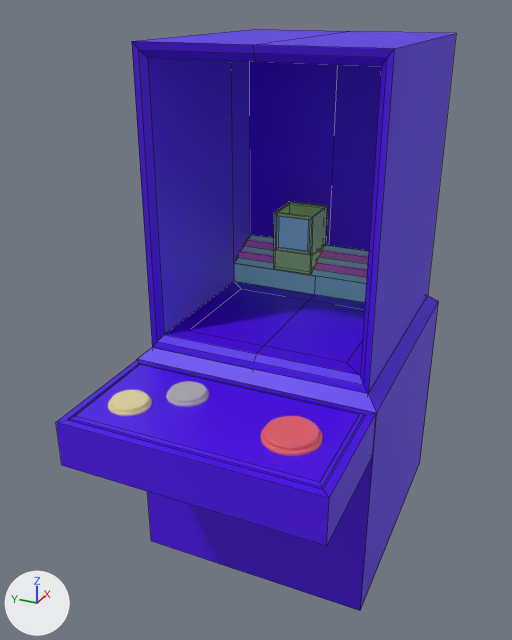
One commit to the Blender file claw machine.blend: the scene before it, then after it.
Rendered twice from a 50 mm lens placed at (-2.92, -1.1, 1.64), pointed at (-0.26, 0.1, 0.32). Every picture has the same lights, and +X, +Y and +Z are marked at lower left. Mesh edges are drawn as thin lines on the coarser meshes.

In view in the first picture: 'button exit', 'button help', 'button options', 'caisse', 'caisse verre', 'help base', 'machine', 'pente', 'rails'.
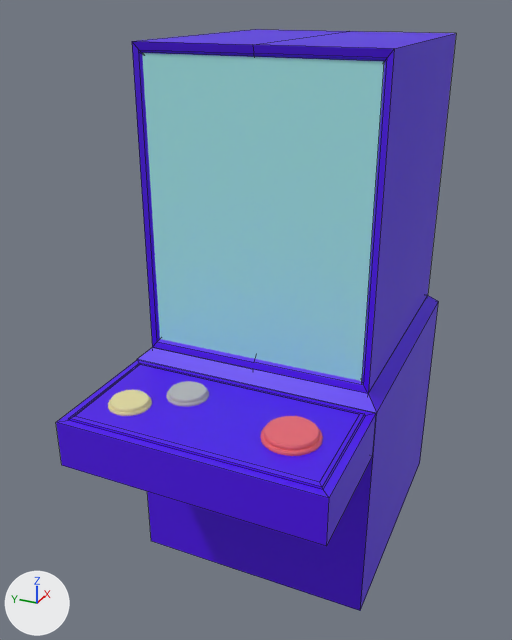
Edits to the bpy script that builds the scene:
```text
Add me_cube_010:
    me_cube_010.from_pydata([(-0.469, -0.454, 1.431), (-0.469, 0.454, 1.431), (-0.469, -0.454, 0.265), (-0.469, 0.454, 0.265), (-0.483, -0.466, 0.23), (-0.483, -0.466, 1.45), (-0.483, 0.483, 1.45), (-0.483, 0.483, 0.23)], [], [(3, 1, 0, 2), (7, 4, 5, 6), (3, 2, 4, 7), (2, 0, 5, 4), (0, 1, 6, 5), (1, 3, 7, 6)])
    me_cube_010.materials.append(mat_verre)  # cyan #a6eded
Add ob_verre_machine:
    ob_verre_machine = bpy.data.objects.new('verre machine', me_cube_010)
    ob_verre_machine.location = (0.0, 0.0, 0.0)
```

What differs and where, as boxes (x1, y1, x2, y2) in the pictures (512 x 640 px):
'verre machine', added (cyan): after (142, 53, 384, 381)
'pente', unchanged, covered by the edit: before (234, 235, 369, 303)
'caisse', unchanged, covered by the edit: before (274, 201, 327, 275)
